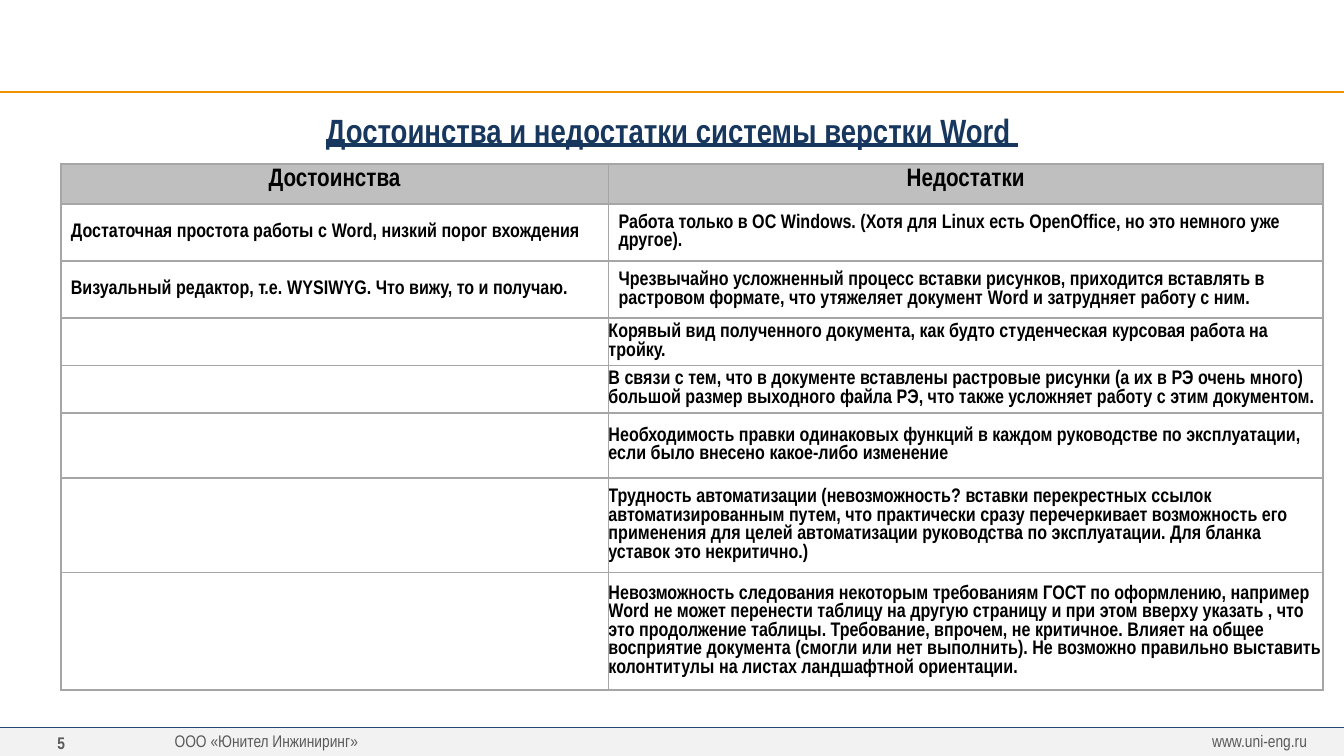
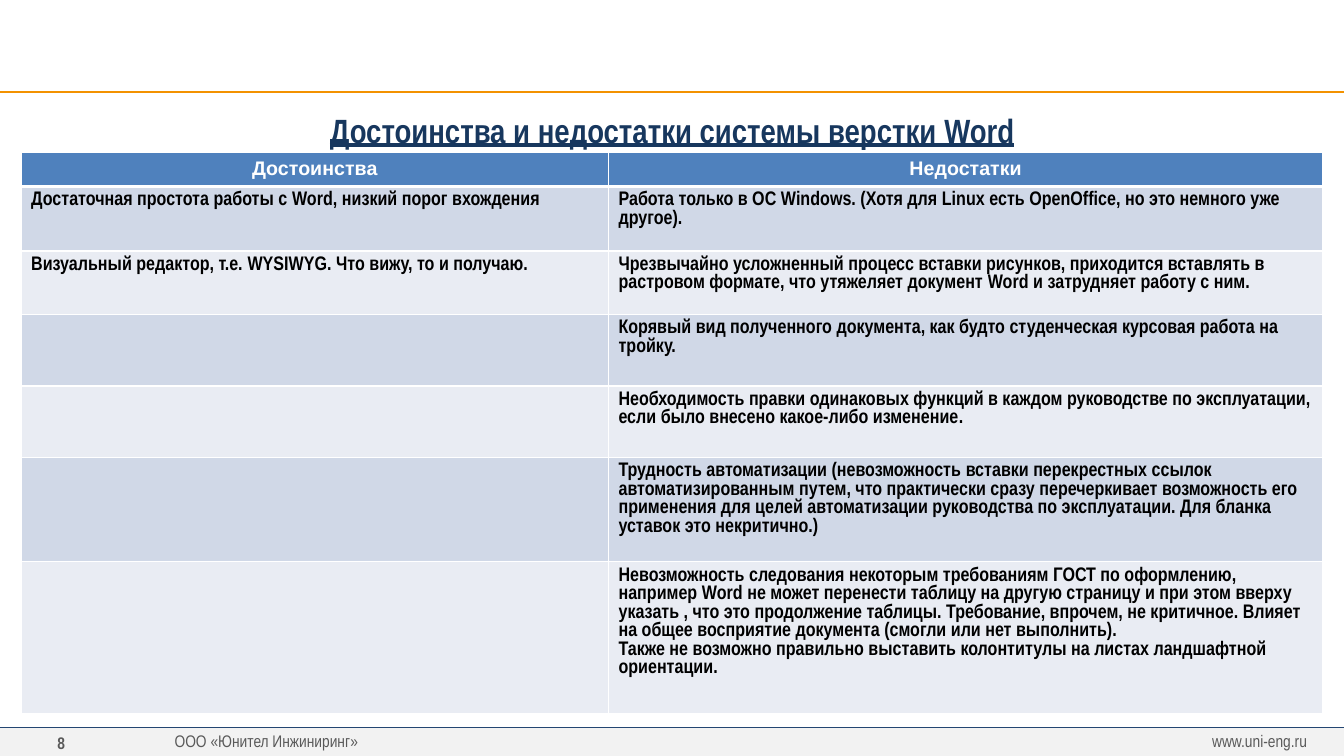
Before and after one commit to greglu1976/ProjectOmni, a slide deck: slide 8 of Презентация/Презентация.pptx (slide 5 before the commit). Drawn at 1344x756 pixels with LibreOffice and Linux fonts; fonts in the diff are those of the drawing; background and template pictures are left out. Boxes give left, top, right and bottom in pixels: in the first picture for what was removed or moved away, otherwise in the second. Text is boxed around its words. In the diff, an @@ line names an element or a change of style, - is before the commit and + after.

Commit message:
up ka, presentation v2

```diff
--- a/Презентация/Презентация.pptx
+++ b/Презентация/Презентация.pptx
@@ text "Достоинства и недостатки системы верстки ...": place and size @@
-text "Достоинства и недостатки системы верстки ..." at bbox=[326, 118, 1010, 149]
+text "Достоинства и недостатки системы верстки ..." at bbox=[330, 118, 1014, 149]
@@ table at bbox=[21, 153, 1324, 714] @@
-row 5:  | В связи с тем, что в документе вставлены растровые рисунки (а их в РЭ очень много) большой размер выходного файла РЭ, что также усложняет работу с этим документом.
-row 6:  | Необходимость правки одинаковых функций в каждом руководстве по эксплуатации, если было внесено какое-либо изменение
-row 7:  | Трудность автоматизации (невозможность? вставки перекрестных ссылок автоматизированным путем, что практически сразу перечеркивает возможность его применения для целей автоматизации руководства по эксплуатации. Для бланка уставок это некритично.)
-row 8:  | Невозможность следования некоторым требованиям ГОСТ по оформлению, например Word не может перенести таблицу на другую страницу и при этом вверху указать , что это продолжение таблицы. Требование, впрочем, не критичное. Влияет на общее восприятие документа (смогли или нет выполнить). Не возможно правильно выставить колонтитулы на листах ландшафтной ориентации.
+row 5:  | Необходимость правки одинаковых функций в каждом руководстве по эксплуатации, если было внесено какое-либо изменение.
+row 6:  | Трудность автоматизации (невозможность вставки перекрестных ссылок автоматизированным путем, что практически сразу перечеркивает возможность его применения для целей автоматизации руководства по эксплуатации. Для бланка уставок это некритично.)
+row 7:  | Невозможность следования некоторым требованиям ГОСТ по оформлению, например Word не может перенести таблицу на другую страницу и при этом вверху указать , что это продолжение таблицы. Требование, впрочем, не критичное. Влияет на общее восприятие документа (смогли или нет выполнить). / Также не возможно правильно выставить колонтитулы на листах ландшафтной ориентации.
@@ table: place and size @@
-table at bbox=[60, 163, 1323, 690]
+table at bbox=[21, 153, 1324, 714]
```
Also in this commit, not shown: 6 other slides changed, 3 slides added, 1 slide removed, 23 other files.
